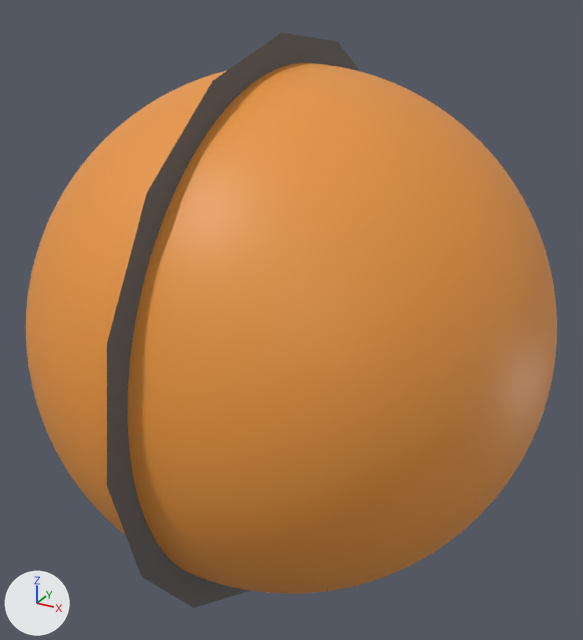
A saved change to the FBX model Apps/GalaxyExplorerV2_Unity/Assets/models/mars_model.fbx.
Camera for both pictures: a 50 mm lens placed at (0.00238, -0.00432, 0.00222), pointed at (-0.00001, 0.00002, 0.00005). The axes (+X, +Y, +Z) are drawn at lower left. The lights are the same throughout. Where no turn or scale is listed for an object, it has been applied to the vertices.

The first picture shows 'Mars', 'MarsGlow'.
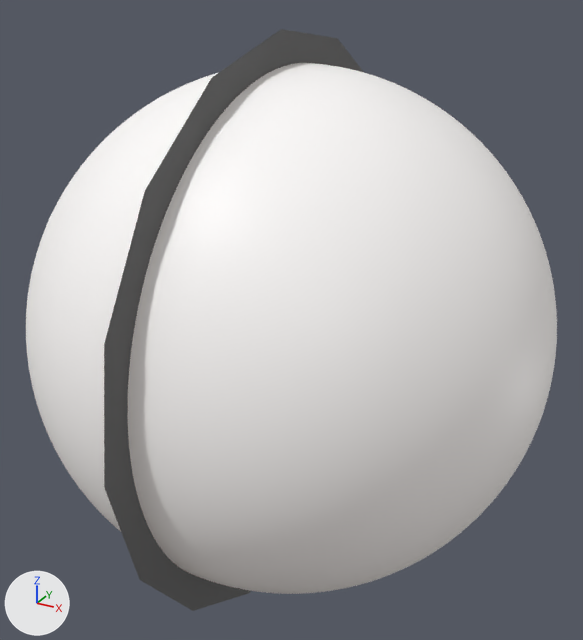
The newer file is also rescaled (x2.965) as a whole; pictures and numbers use the older file's frame.

Pixel boxes [x1, y1, x2, y2] of what changed, in the pictures (583 x 640 px):
'Mars', recoloured, surface changed (orange to white): [26, 63, 557, 594] in both
'MarsGlow', surface changed, mesh rescaled: before [107, 33, 361, 608]; after [104, 29, 363, 611]

Edits to the bpy script that builds the scene:
```text
Change mat_marsmat:
    mat_marsmat.base_color: (0.8, 0.301, 0.049) -> (1.0, 1.0, 1.0)  # orange #e7953f -> white #ffffff
    mat_marsmat.emission_color: (0.8, 0.301, 0.049) -> (0.024, 0.00902, 0.00147)  # orange #e7953f -> black #2b1805
    mat_marsmat.emission_strength: 0.03 -> 1.0
Change mat_marsglow:
    mat_marsglow.emission_strength: 0.1 -> 1.0
Change me_plane_017:
    where me_plane_017.from_pydata(...)  # 32 vertices, 32 faces; spans x 0.0, y -0.00187..0.00187, z -0.00187..0.00187
    used by ob_marsglow; location = (0.0, 0.0, 0.0)
    me_plane_017 part 1: the whole mesh is scaled about its middle by 1.01
```
